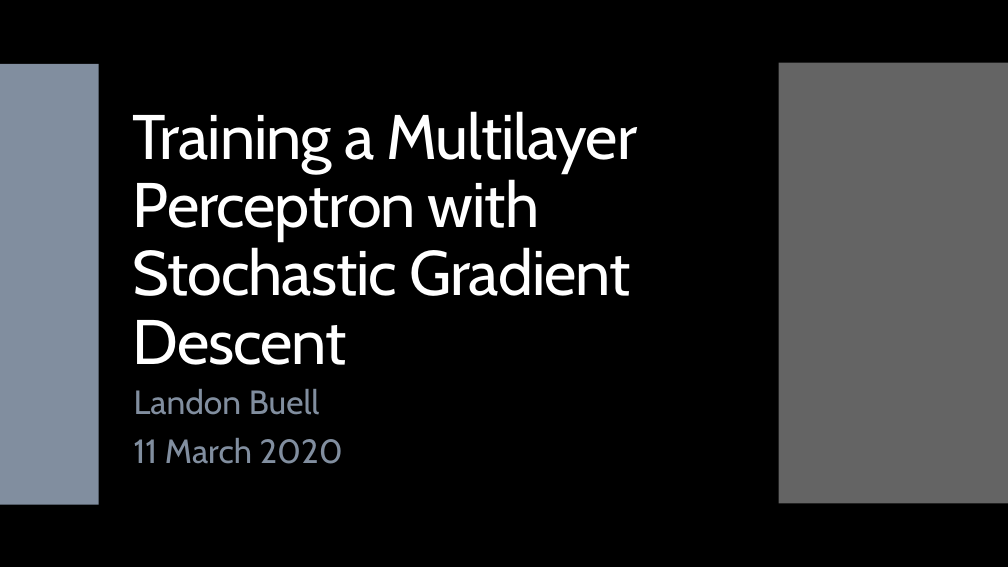
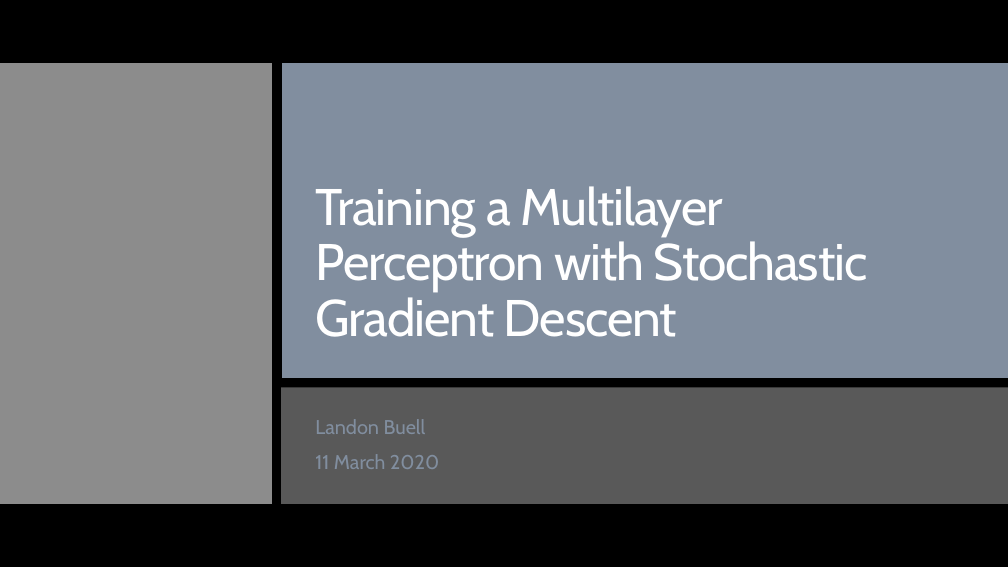
Before and after one commit to landonbuell/Convolutional-Neural-Networks, a slide deck: slide 1 of Presentations/11_03_2020/Training a Multilayer Perceptron with Stochastic Gradient Descent.pptx. Drawn at 1008x567 pixels with LibreOffice and Linux fonts; fonts in the diff are those of the drawing. Boxes give left, top, right and bottom in pixels: in the first picture for what was removed or moved away, otherwise in the second. Text is boxed around its words. In the diff, an @@ line names an element or a change of style, - is before the commit and + after.

Commit message:
10 March 2020
- nearly completed MLP SGD implementation source code breakdown
- Found places to imliment approx computations, possibly speed up computations
- Nearly finished slide show, requires a few more details on back propagation
- Need to touch up word doucment as well

```diff
--- a/Presentations/11_03_2020/Training a Multilayer Perceptron with Stochastic Gradient Descent.pptx
+++ b/Presentations/11_03_2020/Training a Multilayer Perceptron with Stochastic Gradient Descent.pptx
@@ rectangle: place and size @@
-rectangle at box(0, 64, 99, 505)
+rectangle at box(0, 63, 272, 504)
@@ rectangle at box(0, 63, 272, 504): fill #818E9F to #C8C8C8 at 70% opacity @@
@@ rectangle added at box(282, 63, 1008, 378), fill #818E9F @@
@@ rectangle removed at box(779, 63, 1008, 504) @@
@@ title "Training a Multilayer Perceptron with ...": place and size @@
-title "Training a Multilayer Perceptron with ..." at box(133, 111, 638, 365)
+title "Training a Multilayer Perceptron with ..." at box(315, 186, 868, 337)
@@ title "Training a Multilayer Perceptron with ..." at box(315, 186, 868, 337): size 60 to 49 pt @@
@@ rectangle added at box(281, 387, 1008, 504), fill #595959 @@
@@ subtitle "Landon Buell": place and size @@
-subtitle "Landon Buell" at box(134, 389, 343, 464)
+subtitle "Landon Buell" at box(315, 419, 439, 469)
@@ subtitle "Landon Buell" at box(315, 419, 439, 469): size 32 to 19 pt @@
```
Also in this commit, not shown: 16 other slides changed, 6 slides added, 2 other files.
